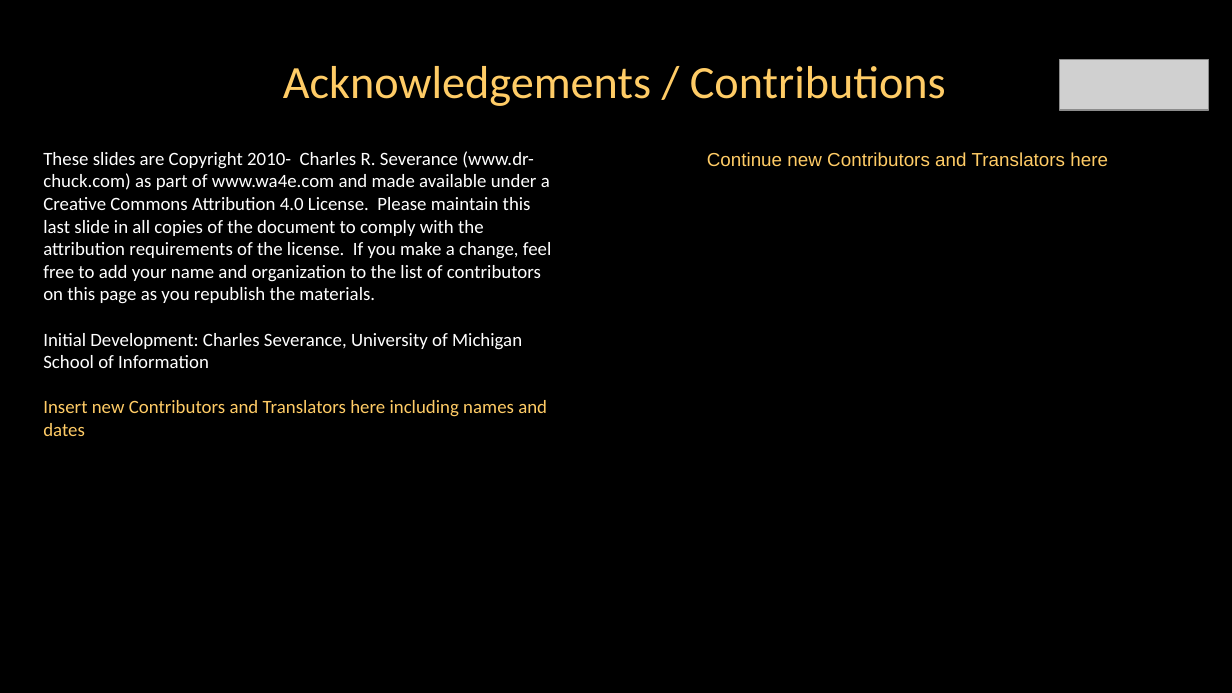
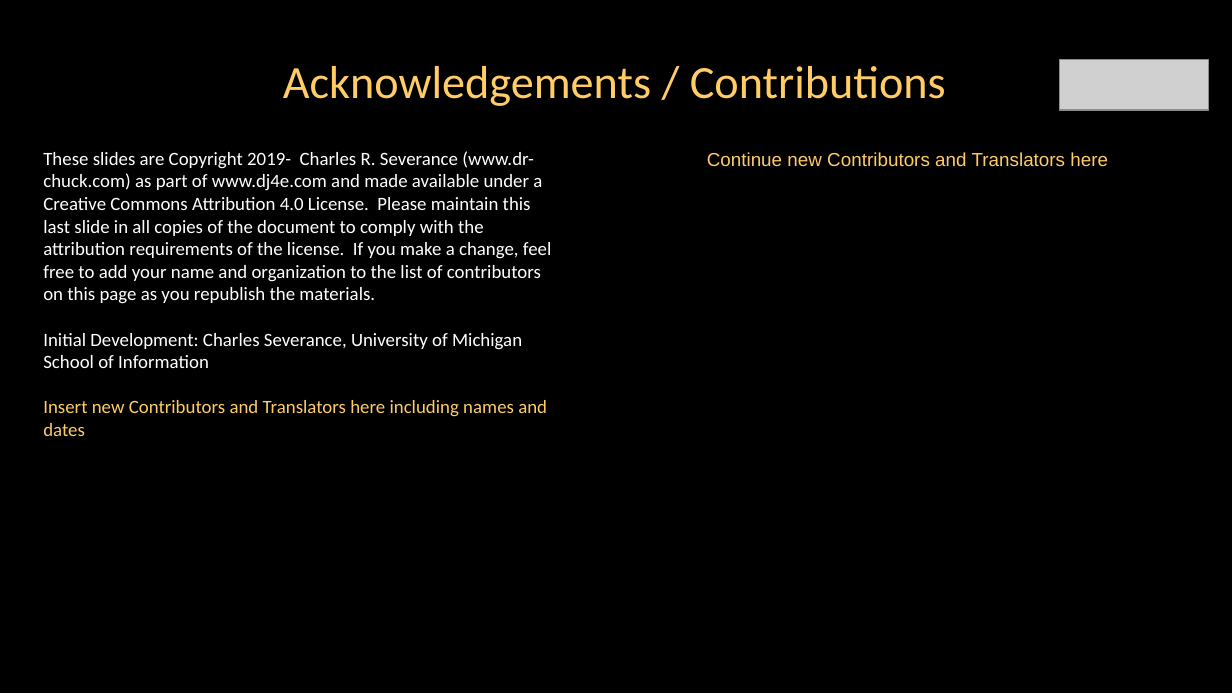
Before and after one commit to csev/dj4e, a slide deck: slide 23 of lectures/Web-01-HTTP.ppt (slide 24 before the commit). Drawn at 1232x693 pixels with LibreOffice and Linux fonts; fonts in the diff are those of the drawing; grey boxes stand for pictures. Boxes give left, top, right and bottom in pixels: in the first picture for what was removed or moved away, otherwise in the second. Text is boxed around its words. In the diff, an @@ line names an element or a change of style, - is before the commit and + after.

```diff
--- a/lectures/Web-01-HTTP.ppt
+++ b/lectures/Web-01-HTTP.ppt
@@ text at <box>43,151,551,304</box>: text changed @@
-These slides are Copyright 2010- Charles R. Severance (www.dr-chuck.com) as part of www.wa4e.com and made available under a Creative Commons Attribution 4.0 License. Please maintain this last slide in all copies of the document to comply with the attribution requirements of the license. If you make a change, feel free to add your name and organization to the list of contributors on this page as you republish the materials.
+These slides are Copyright 2019- Charles R. Severance (www.dr-chuck.com) as part of www.dj4e.com and made available under a Creative Commons Attribution 4.0 License. Please maintain this last slide in all copies of the document to comply with the attribution requirements of the license. If you make a change, feel free to add your name and organization to the list of contributors on this page as you republish the materials.
```
Also in this commit, not shown: 3 other slides changed, 1 slide removed.
